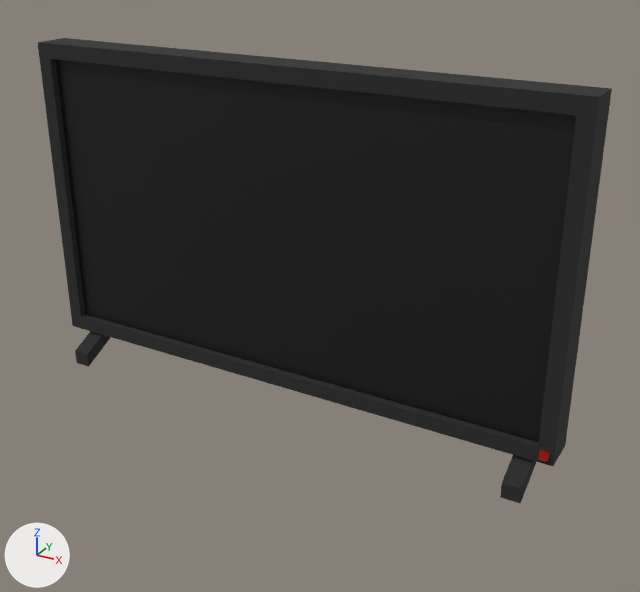
The FBX model Isolation-GoDot/Models/Living-Room/Tv.fbx as it was, and as the next commit left it.
One viewpoint serves both versions: a 50 mm lens placed at (0.684, -1.131, 0.783), pointed at (0.062, -0.001, 0.218). Lighting does not change. The marker at lower left points along +X, +Y and +Z.

Names of what the first picture shows: 'TV'.
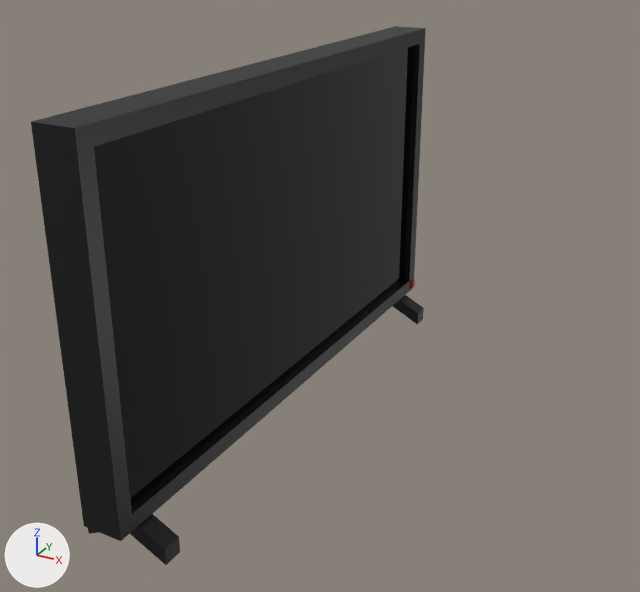
Where the change shows, as pixel boxes (x1, y1, x2, y2) in the pictures (640 x 592 px):
'TV', turned
    before: (38, 38, 612, 503)
    after: (31, 26, 426, 565)

Edits to the bpy script that builds the scene:
```text
Add mat_tv_body:
    mat_tv_body = principled_material('Tv-Body')
    mat_tv_body.base_color = (0.00103, 0.00103, 0.00103)  # black #030303
    mat_tv_body.roughness = 0.469
Add mat_tv_screen:
    mat_tv_screen = principled_material('TV-Screen')
    mat_tv_screen.base_color = (0.0, 0.0, 0.0)  # black #000000
    mat_tv_screen.roughness = 0.0
Change me_cube_009:
    where me_cube_009.from_pydata(...)  # 64 vertices, 54 faces; spans x -0.093..0.067, y -0.463..0.463, z 0.001..0.576
    used by ob_tv; location = (0.0, 0.0, 0.0); rotation_euler = (0.0, 0.0, -1.591), in degrees (0, 0, -91)
    remove me_cube_009.materials.append(mat_nes_black)  # black #0c0c0c
    me_cube_009 part 1: all 41 faces that had it switch from mat_couch (black #272727) to mat_tv_body (black #030303)
    add me_cube_009.materials.append(mat_tv_screen)  # black #000000
Change ob_tv:
    ob_tv.rotation_euler: (0.0, 0.0, -1.591) -> (0.0, 0.0, 0.0)  # degrees (0, 0, -91) -> degrees (0, 0, 0)
```
